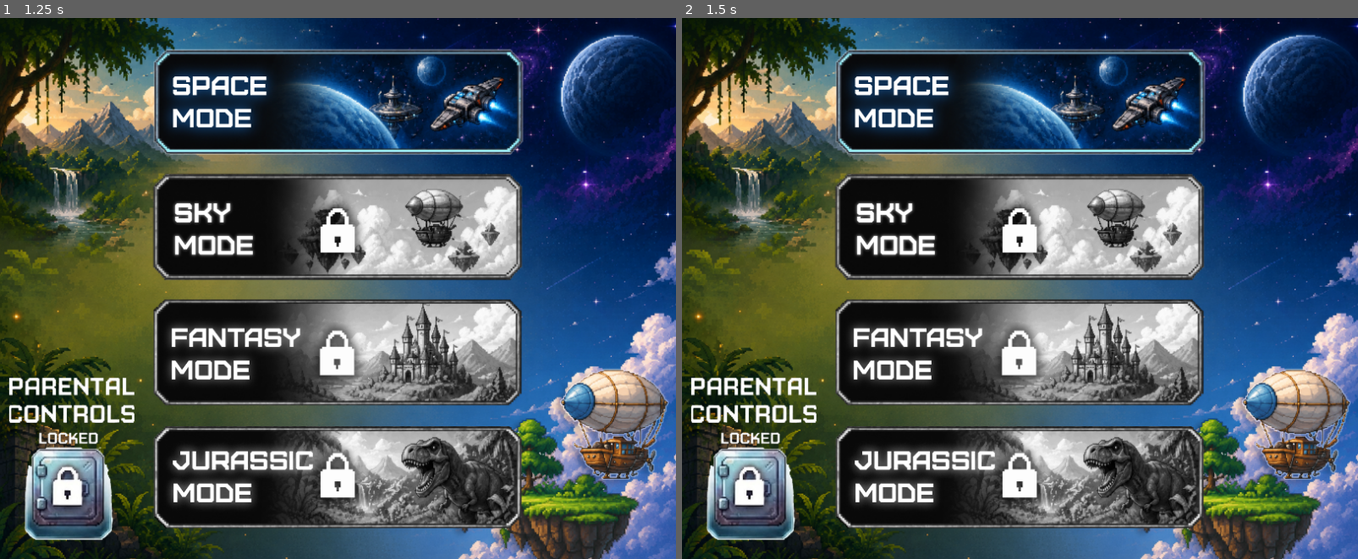
Above: before the commit, frames 1-2 (left to right).
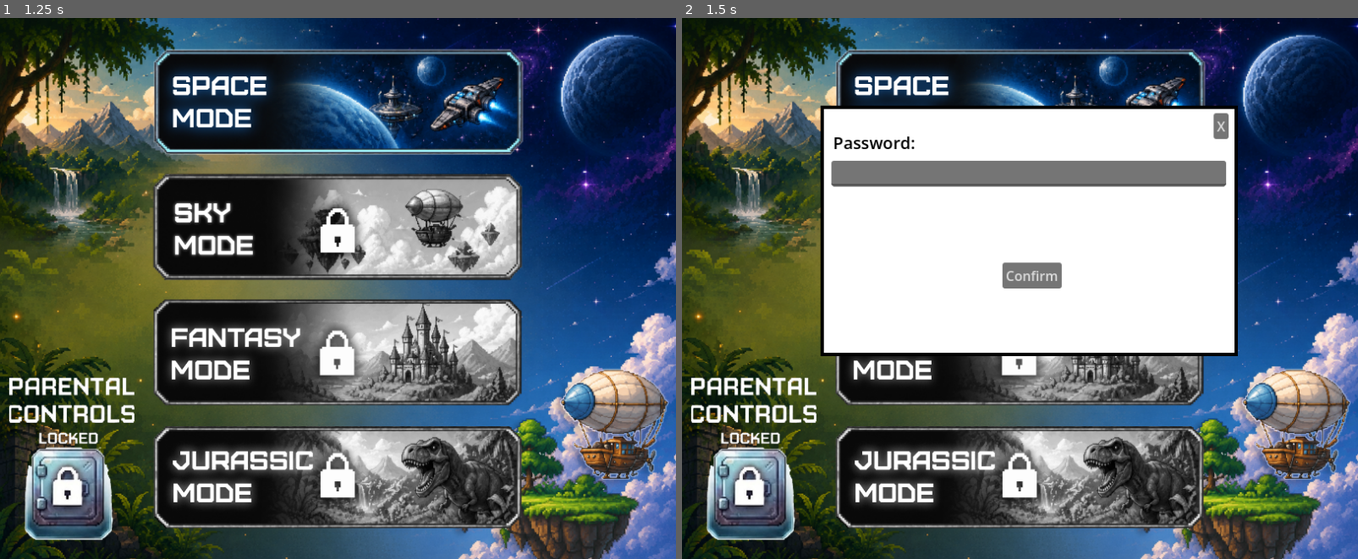
Above: after the commit, the same moments.

Repository: bibyeo/ATTuneonlineGODOT
Game: Godot game, scene res://Scenes/SelectScreen.tscn
The game is run twice, just before and just after one commit, with the same random seed, the same clock (stepped at 60 frames per second) and the same inputs.
Inputs (mouse positions are in pixels of both pictures, inside the frame that each line leads up to):
- Up to frame 1 (1.25 s): click (338, 109) at 0.5 s
- Up to frame 2 (1.5 s): click (756, 510) at 1.27 s

Frame 1 is identical in both runs. In frame 2, 26% of the frame differs, in the area x 20-83%, y 16-63%.

Commit message:
Parental controls pop-up works

Diff:
--- /dev/null
+++ b/AtTunePrototypeV1/Scenes/ParentalControlPopUp.tscn
@@ -0,0 +1,64 @@
+[gd_scene format=3 uid="uid://dfgeuqof6oj03"]
+
+[ext_resource type="Texture2D" uid="uid://dhx1q3n437jpc" path="res://Assets/BOX.png" id="1_qai44"]
+[ext_resource type="Script" uid="uid://c5htpktyr14gk" path="res://Scenes/parental_control_pop_up.gd" id="1_w7618"]
+
+[sub_resource type="LabelSettings" id="LabelSettings_0i810"]
+font_size = 20
+font_color = Color(0, 0, 0, 1)
+outline_color = Color(0, 0, 0, 1)
+
+[node name="ParentalControlPopUp" type="Control" unique_id=1792293627]
+layout_mode = 3
+anchors_preset = 15
+anchor_right = 1.0
+anchor_bottom = 1.0
+grow_horizontal = 2
+grow_vertical = 2
+script = ExtResource("1_w7618")
+
+[node name="TextureRect" type="TextureRect" parent="." unique_id=711163707]
+layout_mode = 0
+offset_left = 155.0
+offset_top = 174.0
+offset_right = 655.0
+offset_bottom = 474.0
+texture = ExtResource("1_qai44")
+
+[node name="PasswordText" type="Label" parent="TextureRect" unique_id=1892862197]
+layout_mode = 0
+offset_left = 15.0
+offset_top = 30.0
+offset_right = 114.0
+offset_bottom = 58.0
+text = "Password:"
+label_settings = SubResource("LabelSettings_0i810")
+
+[node name="LineEdit" type="LineEdit" parent="TextureRect" unique_id=735744550]
+layout_mode = 0
+offset_left = 13.0
+offset_top = 66.0
+offset_right = 486.0
+offset_bottom = 97.0
+
+[node name="Exit" type="Button" parent="." unique_id=772295314]
+layout_mode = 0
+offset_left = 626.0
+offset_top = 183.0
+offset_right = 644.0
+offset_bottom = 214.0
+text = "X
+"
+
+[node name="EnterParentMode" type="Button" parent="." unique_id=1745571419]
+layout_mode = 0
+offset_left = 373.0
+offset_top = 362.0
+offset_right = 444.0
+offset_bottom = 393.0
+text = "Confirm
+"
+
+[connection signal="text_changed" from="TextureRect/LineEdit" to="." method="_on_line_edit_text_changed"]
+[connection signal="button_down" from="Exit" to="." method="_on_exit_button_down"]
+[connection signal="button_down" from="EnterParentMode" to="." method="_on_enter_parent_mode_button_down"]
--- a/AtTunePrototypeV1/Scenes/SelectScreen.tscn
+++ b/AtTunePrototypeV1/Scenes/SelectScreen.tscn
@@ -9,6 +9,7 @@
 [ext_resource type="Texture2D" uid="uid://c75eso0v7yasu" path="res://Assets/Screen 1/jurassic_mode.png" id="7_jjcep"]
 [ext_resource type="Texture2D" uid="uid://btt1e58t05qdg" path="res://Assets/Screen 1/balloon.png" id="8_vrply"]
 [ext_resource type="Texture2D" uid="uid://chccbl6n06aug" path="res://Assets/Screen 1/ParentalControlsButton.png" id="9_pej5c"]
+[ext_resource type="Script" uid="uid://c3bvs8y8s1d6l" path="res://Scenes/parental_controls_button.gd" id="10_d1pnq"]
 
 [sub_resource type="ButtonGroup" id="ButtonGroup_ogpyo"]
 
@@ -101,7 +102,7 @@
 expand_mode = 1
 stretch_mode = 4
 
-[node name="TextureButton" type="TextureButton" parent="." unique_id=154762186]
+[node name="ParentalControlsButton" type="TextureButton" parent="." unique_id=154762186]
 layout_mode = 0
 offset_left = 11.0
 offset_top = 431.0
@@ -110,5 +111,8 @@
 texture_normal = ExtResource("9_pej5c")
 ignore_texture_size = true
 stretch_mode = 4
+script = ExtResource("10_d1pnq")
 
 [connection signal="button_down" from="SpaceModeButton" to="SpaceModeButton" method="_on_button_down"]
+[connection signal="button_down" from="ParentalControlsButton" to="SpaceModeButton" method="_on_parental_controls_button_down"]
+[connection signal="button_down" from="ParentalControlsButton" to="ParentalControlsButton" method="_on_button_down"]
--- /dev/null
+++ b/AtTunePrototypeV1/Scenes/parental_control_pop_up.gd
@@ -0,0 +1,27 @@
+extends Control
+var text
+var password = "password"
+# Called when the node enters the scene tree for the first time.
+func _ready() -> void:
+	pass # Replace with function body.
+
+
+# Called every frame. 'delta' is the elapsed time since the previous frame.
+func _process(delta: float) -> void:
+	pass
+
+
+func _on_line_edit_text_changed(new_text: String) -> void:
+	text = new_text;
+
+
+func _on_exit_button_down() -> void:
+	queue_free();
+
+
+func _on_enter_parent_mode_button_down() -> void:
+	if(text == password):
+		print("Password Accepted")
+		pass #Stuff I guess
+	else:
+		print("Password Incorrect")
--- /dev/null
+++ b/AtTunePrototypeV1/Scenes/parental_controls_button.gd
@@ -0,0 +1,18 @@
+extends TextureButton
+
+const parentalControlsPopUp = preload("res://Scenes/ParentalControlPopUp.tscn");
+const PopUpPosition = Vector2 (0,-500)
+# Called when the node enters the scene tree for the first time.
+func _ready() -> void:
+	pass # Replace with function body.
+
+
+# Called every frame. 'delta' is the elapsed time since the previous frame.
+func _process(delta: float) -> void:
+	pass
+
+func _on_button_down() -> void:
+	print("ParentalControlButtonPressed")
+	var PopUp = parentalControlsPopUp.instantiate();
+	PopUp.global_position = PopUpPosition;
+	add_child(PopUp)
--- a/AtTunePrototypeV1/project.godot
+++ b/AtTunePrototypeV1/project.godot
@@ -12,7 +12,7 @@
 
 config/name="ATTunePrototypeV1"
 run/main_scene="res://Scenes/SelectScreen.tscn"
-config/features=PackedStringArray("4.6", "GL Compatibility")
+config/features=PackedStringArray("4.7", "GL Compatibility")
 config/icon="res://icon.svg"
 
 [display]
Binary file added: AtTunePrototypeV1/Assets/BOX.png
Not shown, added: AtTunePrototypeV1/Assets/BOX.png.import
Not shown, added: AtTunePrototypeV1/Scenes/parental_control_pop_up.gd.uid
Not shown, added: AtTunePrototypeV1/Scenes/parental_controls_button.gd.uid
Not shown, added: AtTunePrototypeV1/Scenes/ParentalControlPopUp.tscn2176761512.tmp
